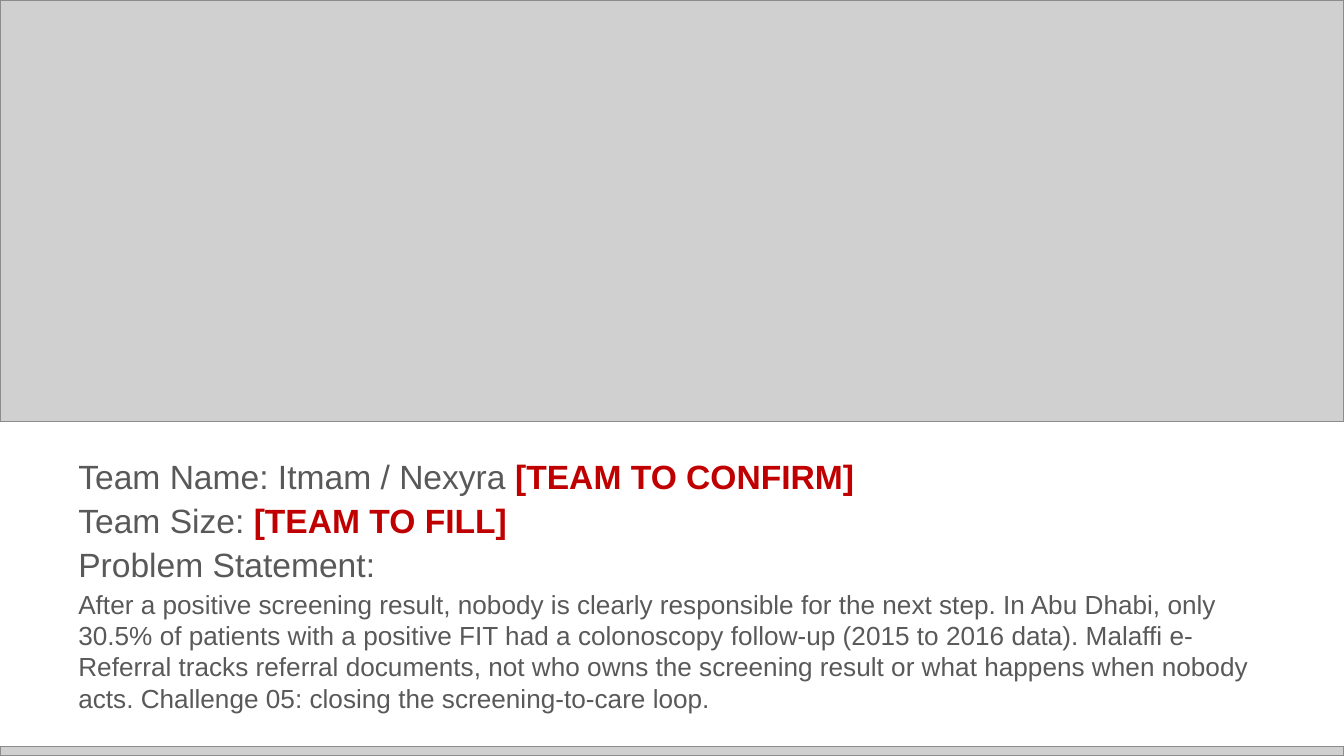
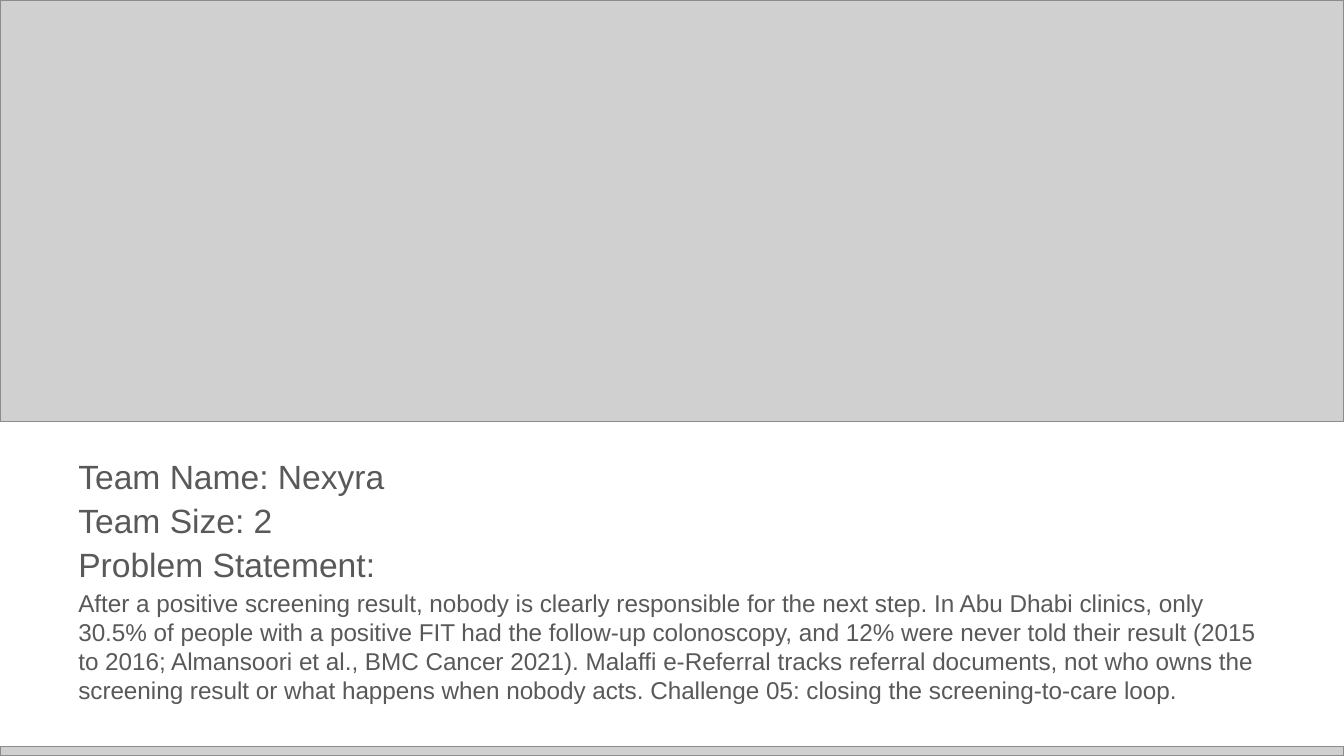
Before and after one commit to alfianhid/nexyra, a slide deck: slide 1 of docs/deck/Nexyra-C05-submission.pptx. Drawn at 1344x756 pixels with LibreOffice and Linux fonts; fonts in the diff are those of the drawing; grey boxes stand for pictures. Boxes give left, top, right and bottom in pixels: in the first picture for what was removed or moved away, otherwise in the second. Text is boxed around its words. In the diff, an @@ line names an element or a change of style, - is before the commit and + after.

```diff
--- a/docs/deck/Nexyra-C05-submission.pptx
+++ b/docs/deck/Nexyra-C05-submission.pptx
@@ text at (78,466,384,534): text changed @@
-Team Name: Itmam / Nexyra [TEAM TO CONFIRM]
-Team Size: [TEAM TO FILL]
+Team Name: Nexyra
+Team Size: 2
@@ text at (78,594,1255,704): text changed; size 14 to 13 pt @@
-After a positive screening result, nobody is clearly responsible for the next step. In Abu Dhabi, only 30.5% of patients with a positive FIT had a colonoscopy follow-up (2015 to 2016 data). Malaffi e-Referral tracks referral documents, not who owns the screening result or what happens when nobody acts. Challenge 05: closing the screening-to-care loop.
+After a positive screening result, nobody is clearly responsible for the next step. In Abu Dhabi clinics, only 30.5% of people with a positive FIT had the follow-up colonoscopy, and 12% were never told their result (2015 to 2016; Almansoori et al., BMC Cancer 2021). Malaffi e-Referral tracks referral documents, not who owns the screening result or what happens when nobody acts. Challenge 05: closing the screening-to-care loop.
```
Also in this commit, not shown: 9 other slides changed, 18 other files.
